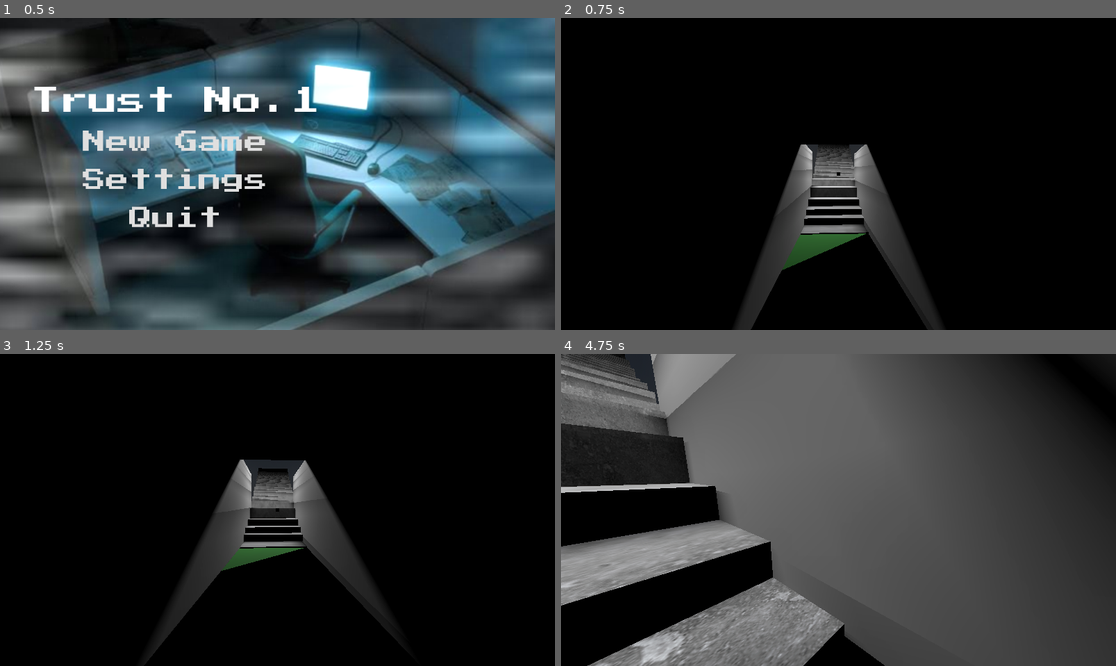
Above: before the commit, frames 1-4 (two rows, left to right).
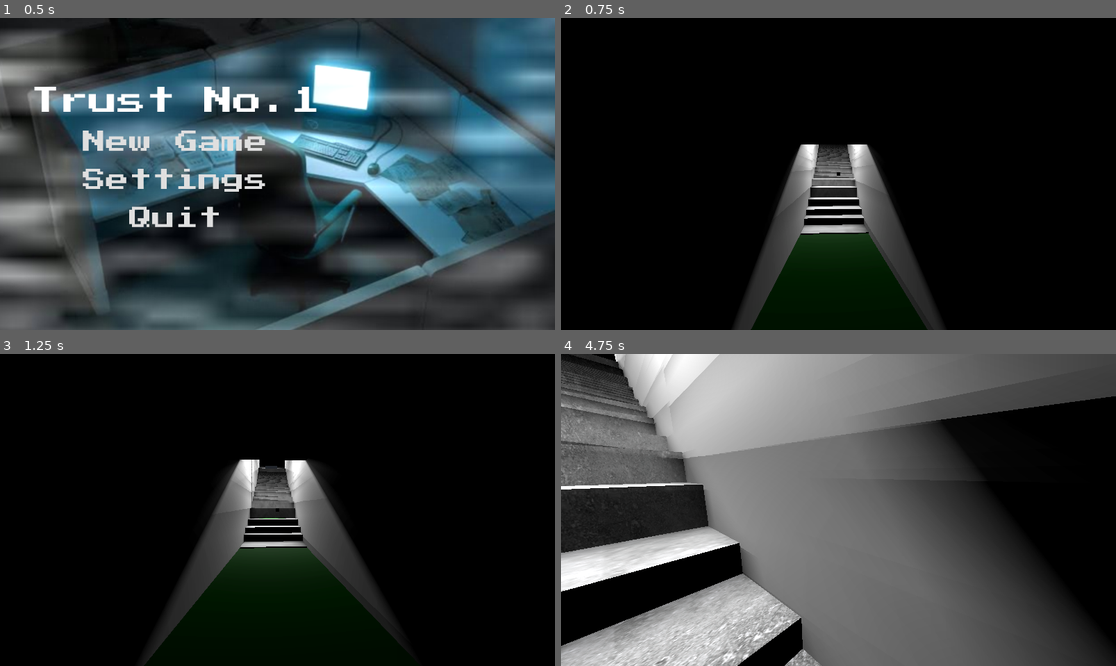
Above: after the commit, the same moments.

Repository: mitchglitchisdabestg/trust-no.-1game-jam
Game: Godot game, scene res://Scenes/main_menu/main_menu.tscn
Two runs of this game, one before a commit and one after it. Both use one fixed random seed, a clock stepped at 60 frames per second and the inputs below.
Inputs (mouse positions are in pixels of both pictures, inside the frame that each line leads up to):
- Up to frame 1 (0.5 s): no input
- Up to frame 2 (0.75 s): click "New Game" at 0.5 s
- Up to frame 3 (1.25 s): no input
- Up to frame 4 (4.75 s): move the mouse to (866, 510) at 1.27 s; hold C (Crouch) 1.28-2.03 s; hold W (Up) 1.28-4.28 s; tap Space (Jump) at 1.52, 2.27, 3.77, 4.52 s; move the mouse to (810, 510) at 2.02 s; tap E (Interact) at 2.1 s; move the mouse to (849, 503) at 2.77 s; hold Ctrl (MouseLock) 2.78-3.53 s; move the mouse to (810, 572) at 3.52 s; tap Shift (Sprint) at 3.6 s; move the mouse to (1005, 556) at 4.27 s; hold A (Left) from 4.28 s (still down); hold C (Crouch) from 4.28 s (still down)

Frame 1 is identical in both runs. In frame 2, 4.9% of the frame differs, in the area x 38-61%, y 40-86%; in frame 3, 5.4%; in frame 4, 71%, in the area x 0-100%, y 0-100%.

Commit message:
Added an invisble slope on the stairs for better collisino

Diff:
--- /dev/null
+++ b/Assets/Textures/Receptionfloor.tres
@@ -0,0 +1,16 @@
+[gd_resource type="StandardMaterial3D" format=3 uid="uid://bdmj7wqg68og2"]
+
+[ext_resource type="Texture2D" uid="uid://d313o5xkfbkj5" path="res://Assets/Textures/Screenshot 2026-08-29 114406.png" id="1_vy8kr"]
+
+[resource]
+albedo_texture = ExtResource("1_vy8kr")
+metallic = 1.0
+metallic_specular = 0.41
+emission_enabled = true
+emission = Color(0.9607843, 0.98039216, 0.98039216, 1)
+emission_energy_multiplier = 0.1
+refraction_enabled = true
+refraction_scale = -0.19
+uv1_scale = Vector3(0.3, 0.3, 0.3)
+uv1_triplanar = true
+uv1_world_triplanar = true
--- a/Scenes/world/world.tscn
+++ b/Scenes/world/world.tscn
@@ -13,6 +13,7 @@
 [ext_resource type="Material" uid="uid://cp5b1xmm0j7sn" path="res://Assets/Textures/Basement floor.tres" id="10_pbr1s"]
 [ext_resource type="Material" uid="uid://dhs38u3a3mduo" path="res://Assets/Textures/basementroff.tres" id="12_77064"]
 [ext_resource type="Material" uid="uid://bij4urn1fraol" path="res://Assets/Textures/Basementwall.tres" id="12_tspqu"]
+[ext_resource type="Material" uid="uid://bdmj7wqg68og2" path="res://Assets/Textures/Receptionfloor.tres" id="14_8nkgs"]
 
 [sub_resource type="StandardMaterial3D" id="StandardMaterial3D_qgrml"]
 albedo_color = Color(1, 1, 0.2, 1)
@@ -22,6 +23,11 @@
 
 [sub_resource type="ConcavePolygonShape3D" id="ConcavePolygonShape3D_nhnx1"]
 data = PackedVector3Array(-0.5, 0.5, 0.5, 0.5, 0.5, 0.5, -0.5, -0.5, 0.5, 0.5, 0.5, 0.5, 0.5, -0.5, 0.5, -0.5, -0.5, 0. …(500 unchanged characters)…
+
+[sub_resource type="StandardMaterial3D" id="StandardMaterial3D_futi2"]
+transparency = 1
+depth_draw_mode = 1
+albedo_color = Color(1, 1, 1, 0)
 
 [node name="World" type="Node3D" unique_id=1014660479]
 
@@ -32,7 +38,7 @@
 door_ID = 1111
 
 [node name="Floor" parent="Level" unique_id=477003862 instance=ExtResource("1_sl2e5")]
-transform = Transform3D(22.60258, 0, 0, 0, 5, 0, 0, 0, 29.87577, -18.081198, -0.007677555, 24.010815)
+transform = Transform3D(29.355177, 0, 0, 0, 5, 0, 0, 0, 29.87577, -68.80465, -0.007677555, 24.010815)
 
 [node name="Box" parent="Level" unique_id=646383262 instance=ExtResource("2_6m72w")]
 transform = Transform3D(5, 0, 0, 0, 5, 0, 0, 0, 5, -11.119946, -1.3180285, -3.4849281)
@@ -568,7 +574,6 @@
 
 [node name="CSGBox3D53" type="CSGBox3D" parent="Map" unique_id=376182488]
 transform = Transform3D(0.016667217, 0.5585996, 4.370532e-08, -1.2776347e-15, -2.4420554e-08, 1, 0.9998611, -0.009311587, -7.2854345e-10, -44.941757, -0.0894439, 30.693092)
-use_collision = true
 size = Vector3(6.220105, 10.778352, 0.27563477)
 material = ExtResource("10_pbr1s")
 
@@ -608,7 +613,6 @@
 
 [node name="CSGBox3D55" type="CSGBox3D" parent="Map" unique_id=450719354]
 transform = Transform3D(0.016667217, 0.5585996, 4.370532e-08, -1.2776347e-15, -2.4420554e-08, 1, 0.9998611, -0.009311587, -7.2854345e-10, -43.46454, 0.26788566, 30.633854)
-use_collision = true
 size = Vector3(3.2200894, 1.3636799, 0.32919312)
 material = ExtResource("10_pbr1s")
 
@@ -622,67 +626,56 @@
 
 [node name="CSGBox3D56" type="CSGBox3D" parent="Map" unique_id=1455213676]
 transform = Transform3D(0.016667217, 0.5585996, 4.370532e-08, -1.2776347e-15, -2.4420554e-08, 1, 0.9998611, -0.009311587, -7.2854345e-10, -44.37822, 0.48610443, 30.636757)
-use_collision = true
 size = Vector3(3.2200894, 1.9870157, 0.51185226)
 material = ExtResource("10_pbr1s")
 
 [node name="CSGBox3D57" type="CSGBox3D" parent="Map" unique_id=479316959]
 transform = Transform3D(0.016667217, 0.5585996, 4.370532e-08, -1.2776347e-15, -2.4420554e-08, 1, 0.9998611, -0.009311587, -7.2854345e-10, -45.472908, 0.8724776, 30.636757)
-use_collision = true
 size = Vector3(3.2200894, 1.9870157, 0.51185226)
 material = ExtResource("10_pbr1s")
 
 [node name="CSGBox3D58" type="CSGBox3D" parent="Map" unique_id=1530157975]
 transform = Transform3D(0.016667217, 0.5585996, 4.370532e-08, -1.2776347e-15, -2.4420554e-08, 1, 0.9998611, -0.009311587, -7.2854345e-10, -46.47731, 1.450377, 30.63554)
-use_collision = true
 size = Vector3(3.2200894, 1.7259297, 0.6283293)
 material = ExtResource("10_pbr1s")
 
 [node name="CSGBox3D59" type="CSGBox3D" parent="Map" unique_id=594902534]
 transform = Transform3D(0.016667217, 0.5585996, 4.370532e-08, -1.2776347e-15, -2.4420554e-08, 1, 0.9998611, -0.009311587, -7.2854345e-10, -47.460167, 2.020163, 30.636757)
-use_collision = true
 size = Vector3(3.2200894, 1.9870157, 0.51185226)
 material = ExtResource("10_pbr1s")
 
 [node name="CSGBox3D60" type="CSGBox3D" parent="Map" unique_id=2018687444]
 transform = Transform3D(0.016667217, 0.5585996, 4.370532e-08, -1.2776347e-15, -2.4420554e-08, 1, 0.9998611, -0.009311587, -7.2854345e-10, -48.554855, 2.406536, 30.636757)
-use_collision = true
 size = Vector3(3.2200894, 1.9870157, 0.51185226)
 material = ExtResource("10_pbr1s")
 
 [node name="CSGBox3D61" type="CSGBox3D" parent="Map" unique_id=1322350555]
 transform = Transform3D(0.016667217, 0.5585996, 4.370532e-08, -1.2776347e-15, -2.4420554e-08, 1, 0.9998611, -0.009311587, -7.2854345e-10, -49.559258, 2.9308689, 30.63554)
-use_collision = true
 size = Vector3(3.2200894, 1.7259297, 0.5211959)
 material = ExtResource("10_pbr1s")
 
 [node name="CSGBox3D62" type="CSGBox3D" parent="Map" unique_id=1837469387]
 transform = Transform3D(0.016667217, 0.5585996, 4.370532e-08, -1.2776347e-15, -2.4420554e-08, 1, 0.9998611, -0.009311587, -7.2854345e-10, -50.489502, 3.414545, 30.636757)
-use_collision = true
 size = Vector3(3.2200894, 1.9870157, 0.410223)
 material = ExtResource("10_pbr1s")
 
 [node name="CSGBox3D63" type="CSGBox3D" parent="Map" unique_id=98033162]
 transform = Transform3D(0.016667217, 0.5585996, 4.370532e-08, -1.2776347e-15, -2.4420554e-08, 1, 0.9998611, -0.009311587, -7.2854345e-10, -51.58419, 3.8202052, 30.636757)
-use_collision = true
 size = Vector3(3.2200894, 1.9870157, 0.44879723)
 material = ExtResource("10_pbr1s")
 
 [node name="CSGBox3D64" type="CSGBox3D" parent="Map" unique_id=652162569]
 transform = Transform3D(0.016667217, 0.5585996, 4.370532e-08, -1.2776347e-15, -2.4420554e-08, 1, 0.9998611, -0.009311587, -7.2854345e-10, -52.31494, 4.3175616, 30.63554)
-use_collision = true
 size = Vector3(3.2200894, 1.7259297, 0.49104452)
 material = ExtResource("10_pbr1s")
 
 [node name="CSGBox3D65" type="CSGBox3D" parent="Map" unique_id=1736722357]
 transform = Transform3D(0.016667217, 0.5585996, 4.370532e-08, -1.2776347e-15, -2.4420554e-08, 1, 0.9998611, -0.009311587, -7.2854345e-10, -53.24787, 4.8372145, 30.636757)
-use_collision = true
 size = Vector3(3.2200894, 1.9870157, 0.51185226)
 material = ExtResource("10_pbr1s")
 
 [node name="CSGBox3D66" type="CSGBox3D" parent="Map" unique_id=424402186]
 transform = Transform3D(0.016667217, 0.5585996, 4.370532e-08, -1.2776347e-15, -2.4420554e-08, 1, 0.9998611, -0.009311587, -7.2854345e-10, -54.224297, 5.3857913, 30.636757)
-use_collision = true
 size = Vector3(3.2200894, 1.9870157, 0.51185226)
 material = ExtResource("10_pbr1s")
 
@@ -693,14 +686,14 @@
 material = ExtResource("10_pbr1s")
 
 [node name="CSGBox3D68" type="CSGBox3D" parent="Map" unique_id=2112813707]
-transform = Transform3D(-1.0000001, 0, -0.000104665756, 0, 0.71393794, 0, 0.000104665756, 0, -1.0000001, -40.555847, 2.0177524, 29.002068)
-use_collision = true
-size = Vector3(13.549074, 5.7127686, 0.47729492)
+transform = Transform3D(-1.0000001, 0, -0.000104665756, 0, 0.71393794, 0, 0.000104665756, 0, -1.0000001, -40.555847, 3.0552588, 29.002068)
+use_collision = true
+size = Vector3(13.549074, 8.619202, 0.47729492)
 
 [node name="CSGBox3D69" type="CSGBox3D" parent="Map" unique_id=548722897]
-transform = Transform3D(-1.0000001, 0, -0.000104665756, 0, 0.71393794, 0, 0.000104665756, 0, -1.0000001, -40.336334, 2.0846956, 32.44339)
-use_collision = true
-size = Vector3(13.4730625, 5.795349, 0.47729492)
+transform = Transform3D(-1.0000001, 0, -0.000104665756, 0, 0.71393794, 0, 0.000104665756, 0, -1.0000001, -40.336334, 3.0293322, 32.44339)
+use_collision = true
+size = Vector3(13.4730625, 8.44162, 0.47729492)
 
 [node name="Roof4" type="CSGBox3D" parent="Map" unique_id=34991792]
 transform = Transform3D(-0.016562432, -0.5586005, 6.951722e-09, -4.3034003e-08, 4.282553e-09, 0.99999976, -0.99986285, 0.009253052, -4.3155048e-08, -37.808258, 4.067539, 30.636105)
@@ -727,4 +720,138 @@
 spot_range = 5.359
 spot_angle = 117.14
 
+[node name="BaseDoor2" parent="Map" unique_id=91568385 instance=ExtResource("9_12diy")]
+transform = Transform3D(-6.9938224e-08, 0, 1.6, 0, 2.0214696, 0, -1.6, 0, -6.9938224e-08, -151.76358, 8.115067, 43.81)
+door_ID = 1111
+
+[node name="puzzle_terminal_2" parent="Map" unique_id=703107241 instance=ExtResource("5_12diy")]
+transform = Transform3D(-0.6877086, 0, 0.7259868, 0, 1, 0, -0.7259868, 0, -0.6877086, -150.0411, 6.832308, 48.358543)
+door_ID_to_open = 1111
+puzzle_scene = ExtResource("7_pbr1s")
+
+[node name="Roof7" type="CSGBox3D" parent="Map" unique_id=1098597911]
+transform = Transform3D(-4.371139e-08, -0.5586771, -4.3711378e-08, 0, -2.4420551e-08, 0.99999976, -1, 2.4420551e-08, 1.910685e-15, -62.277924, 10.346619, 30.552555)
+use_collision = true
+flip_faces = true
+size = Vector3(12.527718, 22.804806, 0.27563477)
+material = ExtResource("12_77064")
+
+[node name="CSGBox3D25" type="CSGBox3D" parent="Map" unique_id=1799513423]
+transform = Transform3D(1, 0, 0, 0, 0.7139379, 0, 0, 0, 1, -65.47934, 8.377258, 24.252842)
+use_collision = true
+size = Vector3(6.715088, 5.5600586, 0.47729492)
+material = ExtResource("12_tspqu")
+
+[node name="CSGBox3D27" type="CSGBox3D" parent="Map" unique_id=350416500]
+transform = Transform3D(1, 0, 0, 0, 0.7139379, 0, 0, 0, 1, -65.06256, 8.353546, 36.734592)
+use_collision = true
+size = Vector3(6.6295166, 5.5600586, 0.47729492)
+material = ExtResource("12_tspqu")
+
+[node name="CSGBox3D44" type="CSGBox3D" parent="Map" unique_id=356078604]
+transform = Transform3D(-4.371139e-08, 0, 1, 0, 0.5586773, 0, -1, 0, -4.371139e-08, -68.6051, 8.328873, 34.3642)
+use_collision = true
+size = Vector3(5.0991364, 7.301819, 0.47729492)
+material = ExtResource("12_tspqu")
+
+[node name="CSGBox3D49" type="CSGBox3D" parent="Map" unique_id=1604181194]
+transform = Transform3D(-4.371139e-08, 0, 1, 0, 0.7139379, 0, -1, 0, -4.371139e-08, -55.52334, 8.275314, 26.738186)
+use_collision = true
+size = Vector3(4.641377, 6.103943, 0.47729492)
+material = ExtResource("12_tspqu")
+
+[node name="CSGBox3D70" type="CSGBox3D" parent="Map" unique_id=880939453]
+transform = Transform3D(-4.371139e-08, 0, 1, 0, 0.7139379, 0, -1, 0, -4.371139e-08, -55.53057, 8.336417, 34.509663)
+use_collision = true
+size = Vector3(4.808092, 5.905792, 0.47729492)
+material = ExtResource("12_tspqu")
+
+[node name="CSGBox3D71" type="CSGBox3D" parent="Map" unique_id=1625985254]
+transform = Transform3D(-4.371139e-08, 0, 1, 0, 0.7139379, 0, -1, 0, -4.371139e-08, -55.51748, 10.228035, 30.71725)
+use_collision = true
+size = Vector3(3.437107, 0.6518574, 0.47729492)
+material = ExtResource("12_tspqu")
+
+[node name="CSGBox3D72" type="CSGBox3D" parent="Map" unique_id=1130164884]
+transform = Transform3D(1, 0, 0, 0, 0.7139379, 0, 0, 0, 1, -58.966934, 8.370722, 24.252842)
+use_collision = true
+size = Vector3(7.2525635, 5.578369, 0.47729492)
+material = ExtResource("12_tspqu")
+
+[node name="CSGBox3D73" type="CSGBox3D" parent="Map" unique_id=1045418552]
+transform = Transform3D(1, 0, 0, 0, 0.7139379, 0, 0, 0, 1, -58.86168, 8.353546, 36.734592)
+use_collision = true
+size = Vector3(6.715088, 5.5600586, 0.47729492)
+material = ExtResource("12_tspqu")
+
+[node name="CSGBox3D74" type="CSGBox3D" parent="Map" unique_id=1858691158]
+transform = Transform3D(-0.016562432, -0.5586005, 6.951722e-09, -4.3034003e-08, 4.282553e-09, 0.99999976, -0.99986285, 0.009253052, -4.3155048e-08, -62.07512, 6.2113333, 30.552555)
+use_collision = true
+size = Vector3(12.527718, 22.804806, 0.27563477)
+material = ExtResource("14_8nkgs")
+
+[node name="SpotLight3D12" type="SpotLight3D" parent="Map" unique_id=1283906768]
+transform = Transform3D(1, 0, 0, 0, -0.048013028, 0.9988467, 0, -0.9988467, -0.048013028, -61.45842, 9.989309, 30.694775)
+light_energy = 3.973
+light_size = 0.045
+shadow_enabled = true
+spot_range = 39.271
+spot_angle = 86.41
+
+[node name="CSGBox3D78" type="CSGBox3D" parent="Map" unique_id=1209380256]
+transform = Transform3D(-0.016562432, -0.5586005, 6.951722e-09, -4.3034003e-08, 4.282553e-09, 0.99999976, -0.99986285, 0.009253052, -4.3155048e-08, -54.348938, 6.2113333, 40.803894)
+use_collision = true
+size = Vector3(2.2437367, 4.914092, 0.27563477)
+material = ExtResource("10_pbr1s")
+
+[node name="SpotLight3D13" type="SpotLight3D" parent="Map" unique_id=1607413645]
+transform = Transform3D(1, 0, 0, 0, -0.048013028, 0.9988467, 0, -0.9988467, -0.048013028, -54.406776, 9.371189, 30.694775)
+light_energy = 3.973
+light_size = 0.045
+shadow_enabled = true
+spot_range = 39.271
+spot_angle = 86.41
+
+[node name="CSGBox3D84" type="CSGBox3D" parent="Map" unique_id=1825073776]
+transform = Transform3D(-4.371139e-08, 0, 1, 0, 0.5586773, 0, -1, 0, -4.371139e-08, -68.55472, 8.33577, 27.081356)
+use_collision = true
+size = Vector3(5.327715, 7.3265076, 0.47729492)
+material = ExtResource("12_tspqu")
+
+[node name="CSGBox3D85" type="CSGBox3D" parent="Map" unique_id=737645516]
+transform = Transform3D(-4.371139e-08, 0, 1, 0, 0.5586773, 0, -1, 0, -4.371139e-08, -68.57143, 10.032175, 30.725174)
+use_collision = true
+size = Vector3(2.2214594, 1.2195473, 0.43215942)
+material = ExtResource("12_tspqu")
+
+[node name="CSGBox3D89" type="CSGBox3D" parent="Map" unique_id=1147204730]
+transform = Transform3D(-0.016562432, -0.5586005, 6.951722e-09, -4.3034003e-08, 4.282553e-09, 0.99999976, -0.99986285, 0.009253052, -4.3155048e-08, -69.71173, 6.2113333, 30.863445)
+use_collision = true
+size = Vector3(2.2437367, 4.914092, 0.27563477)
+material = ExtResource("10_pbr1s")
+
+[node name="SpotLight3D15" type="SpotLight3D" parent="Map" unique_id=2002940630]
+transform = Transform3D(1, 0, 0, 0, -0.048013028, 0.9988467, 0, -0.9988467, -0.048013028, -67.438156, 9.371189, 30.694775)
+light_energy = 3.973
+light_size = 0.045
+shadow_enabled = true
+spot_range = 39.271
+spot_angle = 86.41
+
+[node name="CSGBox3D75" type="CSGBox3D" parent="Map" unique_id=696653637]
+transform = Transform3D(-1.0000001, 0, -0.000104665756, 0, 0.71393794, 0, 0.000104665756, 0, -1.0000001, -51.399734, 5.154576, 29.001793)
+use_collision = true
+size = Vector3(8.293214, 14.500153, 0.47729492)
+
+[node name="CSGBox3D76" type="CSGBox3D" parent="Map" unique_id=1164482934]
+transform = Transform3D(-1.0000001, 0, -0.000104665756, 0, 0.71393794, 0, 0.000104665756, 0, -1.0000001, -51.316544, 5.154576, 32.414074)
+use_collision = true
+size = Vector3(8.459595, 14.500153, 0.47729492)
+
+[node name="Roof8" type="CSGBox3D" parent="Map" unique_id=224231479]
+transform = Transform3D(-0.014221767, -0.5057755, 0.42451543, 0.0066680177, 0.23713784, 0.9054206, -0.9998765, 0.008775341, 6.483861e-10, -48.029877, 2.947011, 30.619938)
+use_collision = true
+size = Vector3(3.8401723, 27.117468, 0.27563477)
+material = SubResource("StandardMaterial3D_futi2")
+
 [node name="PuzzleUI" type="CanvasLayer" parent="." unique_id=848183622]
Binary file added: Assets/Textures/Screenshot 2026-08-29 114406.png
Not shown, added: Assets/Textures/Screenshot 2026-08-29 114406.png.import
